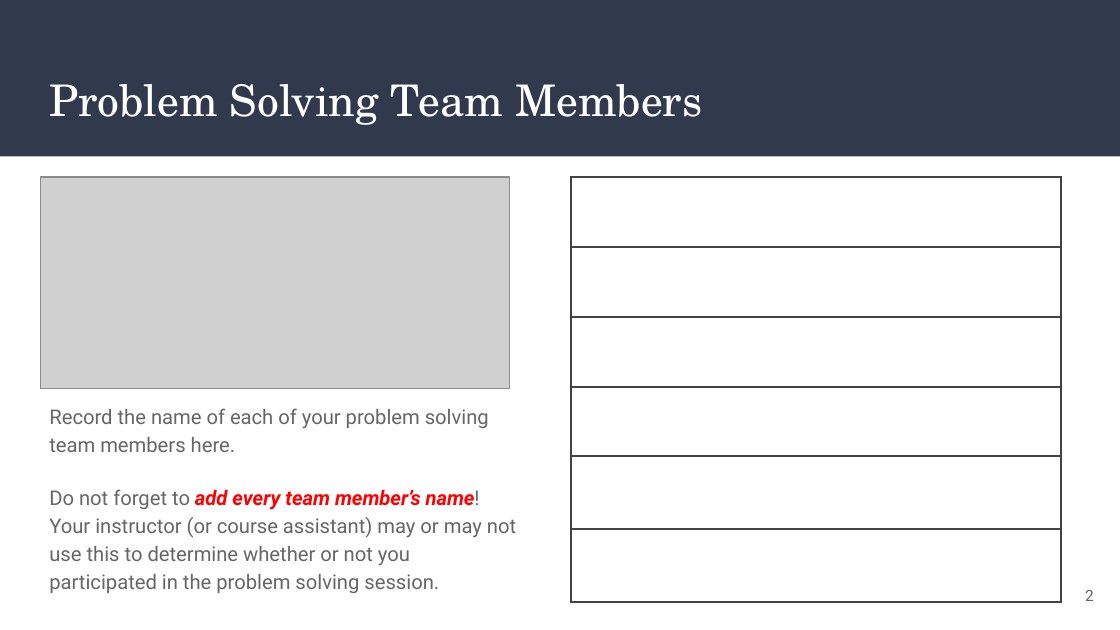
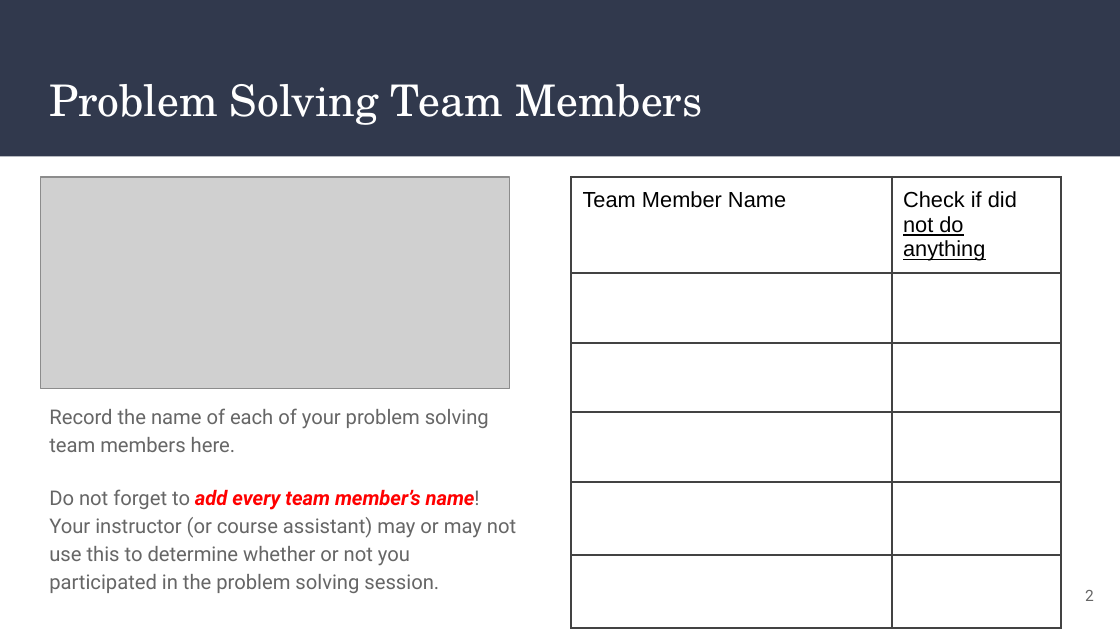
Before and after one commit to kxkcad/unit1-activities, a slide deck: slide 2 of 2.2PSS_ Python Functions.pptx. Drawn at 1120x630 pixels with LibreOffice and Linux fonts; fonts in the diff are those of the drawing; grey boxes stand for pictures. Boxes give left, top, right and bottom in pixels: in the first picture for what was removed or moved away, otherwise in the second. Text is boxed around its words. In the diff, an @@ line names an element or a change of style, - is before the commit and + after.

Commit message:
Added a column to team members table

```diff
--- a/2.2PSS_ Python Functions.pptx
+++ b/2.2PSS_ Python Functions.pptx
@@ table at [571,177,1061,630] @@
-column 1:  |  |  |  |  | 
+column 1: Team Member Name |  |  |  |  | 
+column 2: Check if did not do anything |  |  |  |  | 
```
